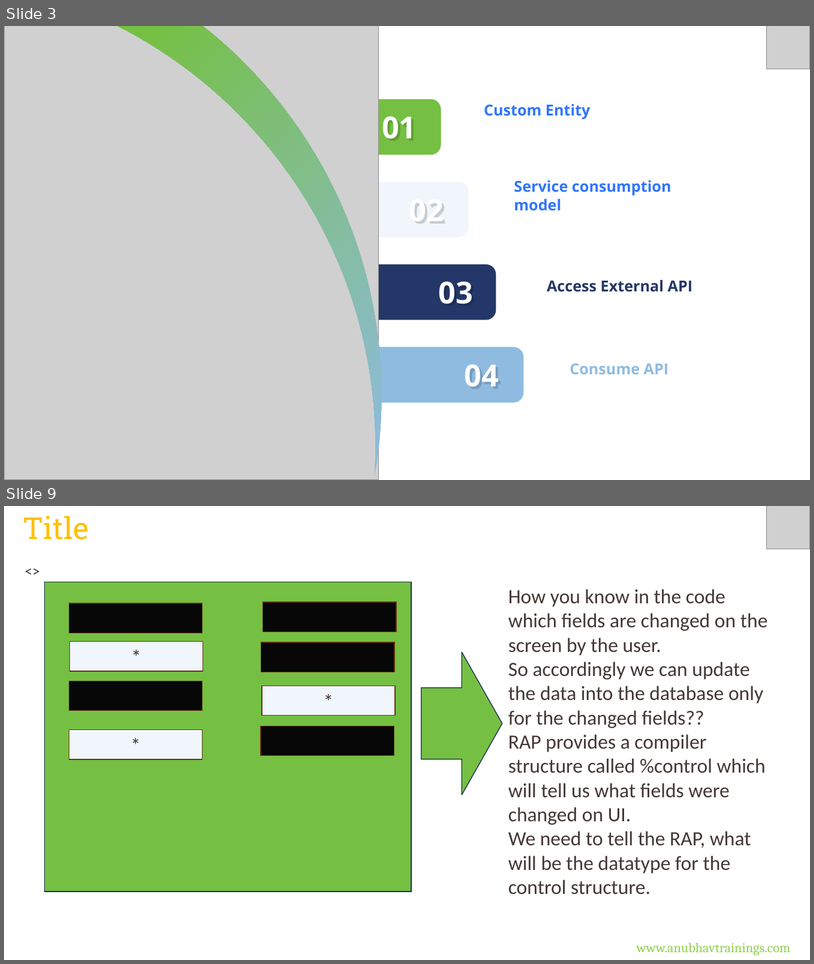
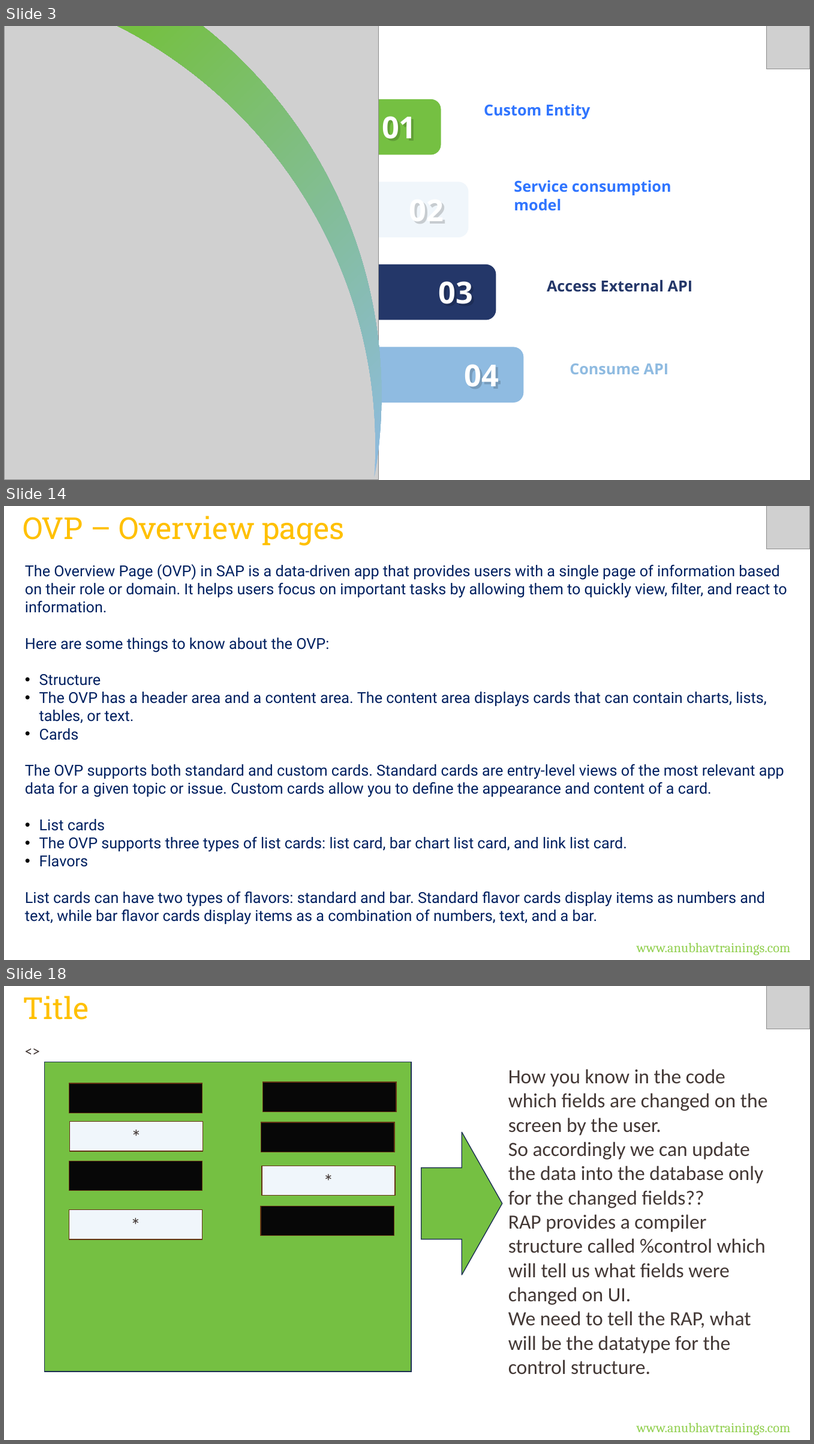
Before and after one commit to soyuztechnologies/CDS_AMDP_RAP_Training_60H, a slide deck: Day 16/DAY-16.pptx. Shown one above the other, each under a label of ours: slides 3 and 9 before the commit, slides 3, 14 and 18 after it; the slides between them are not shown. The pictures are 814x964 and 814x1444 pixels, drawn with LibreOffice and Linux fonts; fonts in the diff are those of the drawing; grey boxes stand for pictures. Boxes give left, top, right and bottom in pixels: in the first picture for what was removed or moved away, otherwise in the second. Text is boxed around its words. In the diff, an @@ line names an element or a change of style, - is before the commit and + after.

```diff
--- a/Day 16/DAY-16.pptx
+++ b/Day 16/DAY-16.pptx
@@ slide 14 added at [4, 506, 810, 960], background #FFFFFF @@
@@ text added at [23, 516, 345, 546], 36 pt, text #FFC000 @@
+OVP – Overview pages
@@ picture added at [767, 506, 810, 549] @@
@@ text added at [25, 564, 787, 924], 18 pt, text #002060 @@
+The Overview Page (OVP) in SAP is a data-driven app that provides users with a single page of information based on their role or domain. It helps users focus on important tasks by allowing them to quickly view, filter, and react to information.
+Here are some things to know about the OVP:
+• Structure
+• The OVP has a header area and a content area. The content area displays cards that can contain charts, lists, tables, or text.
+• Cards
+The OVP supports both standard and custom cards. Standard cards are entry-level views of the most relevant app data for a given topic or issue. Custom cards allow you to define the appearance and content of a card.
+• List cards
+• The OVP supports three types of list cards: list card, bar chart list card, and link list card.
+• Flavors
+List cards can have two types of flavors: standard and bar. Standard flavor cards display items as numbers and text, while bar flavor cards display items as a combination of numbers, text, and a bar.
@@ text added at [637, 942, 791, 955], 16 pt, text #92D050 @@
+www.anubhavtrainings.com
@@ what was slide 9 is now slide 18 @@
```
Also in this commit, not shown: 1 slide changed, 14 other slides added, 6 other files.
